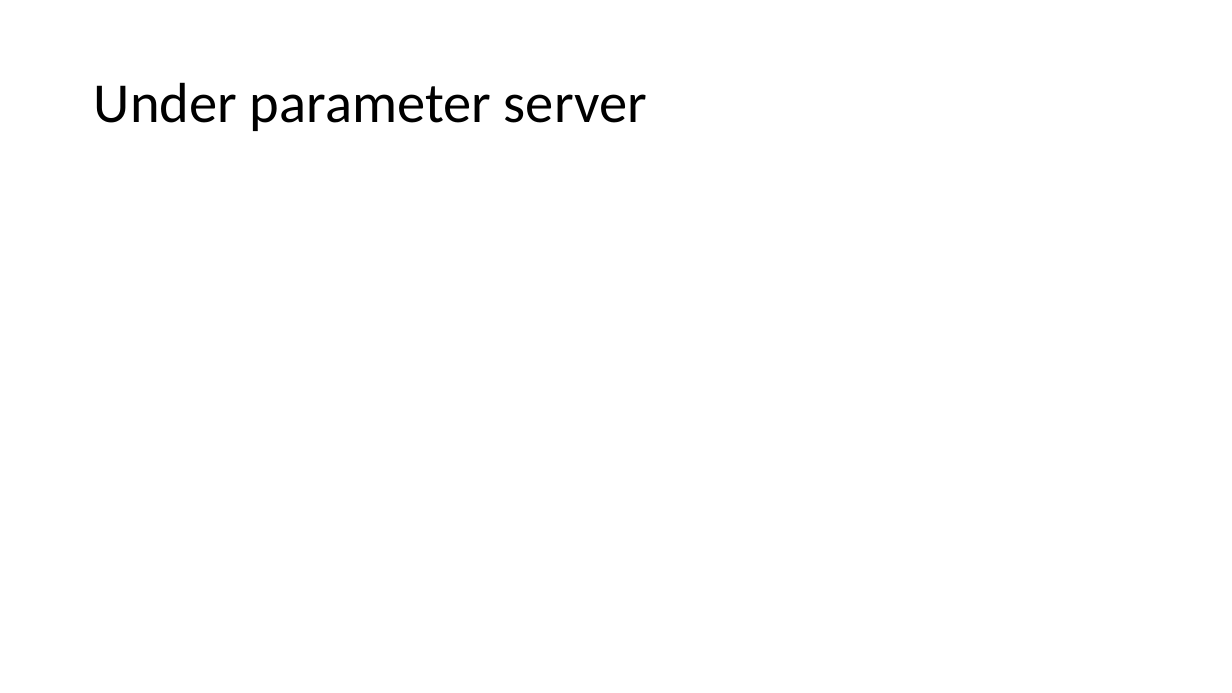
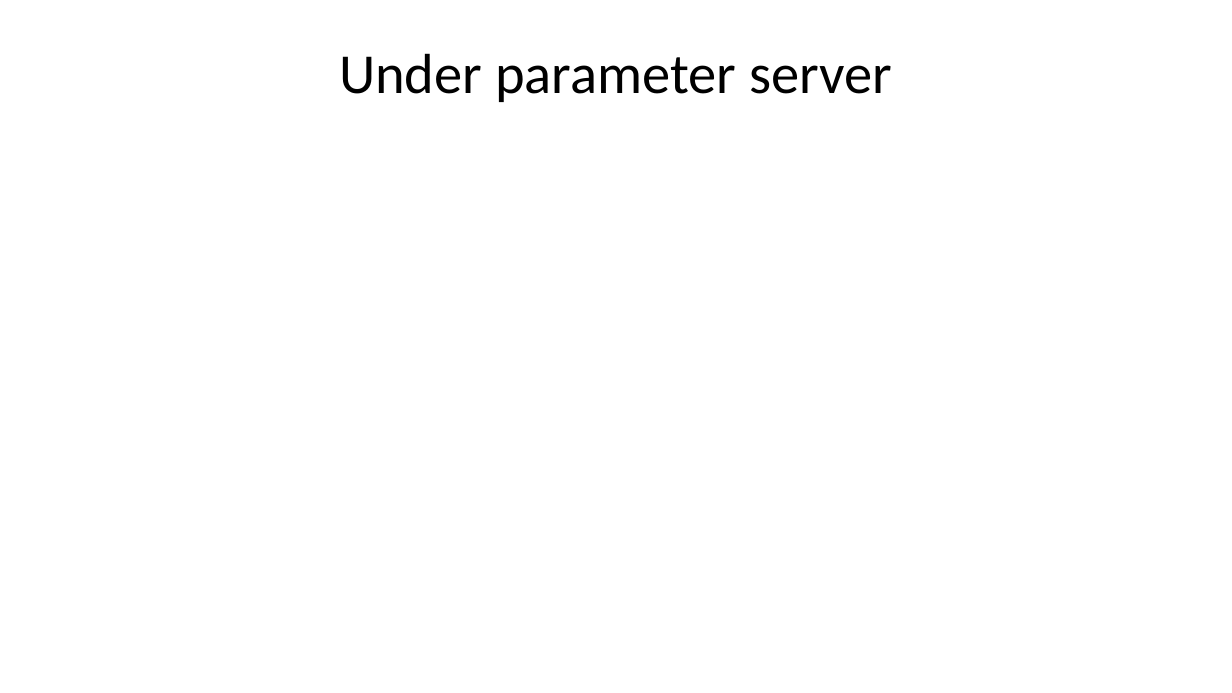
Before and after one commit to xfdywy/Optimization, a slide deck: slide 7 of distributed ML implementation.pptx. Drawn at 1232x693 pixels with LibreOffice and Linux fonts; fonts in the diff are those of the drawing; grey boxes stand for pictures. Boxes give left, top, right and bottom in pixels: in the first picture for what was removed or moved away, otherwise in the second. Text is boxed around its words. In the diff, an @@ line names an element or a change of style, - is before the commit and + after.

```diff
--- a/distributed ML implementation.pptx
+++ b/distributed ML implementation.pptx
@@ title "Under parameter server" moved from (x1=94, y1=82, x2=647, y2=131) to (x1=339, y1=53, x2=892, y2=102) @@
@@ title "Under parameter server" at (x1=339, y1=53, x2=892, y2=102): alignment left to centre @@
```
Also in this commit, not shown: 2 other slides changed, 4 slides added, 1 other file.
